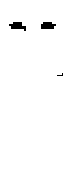
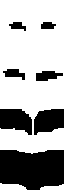
Layered file, before and after one edit (w=64, h=192). Changes by layer:
painted on "Layer 2" over 0, 69, 64, 190
